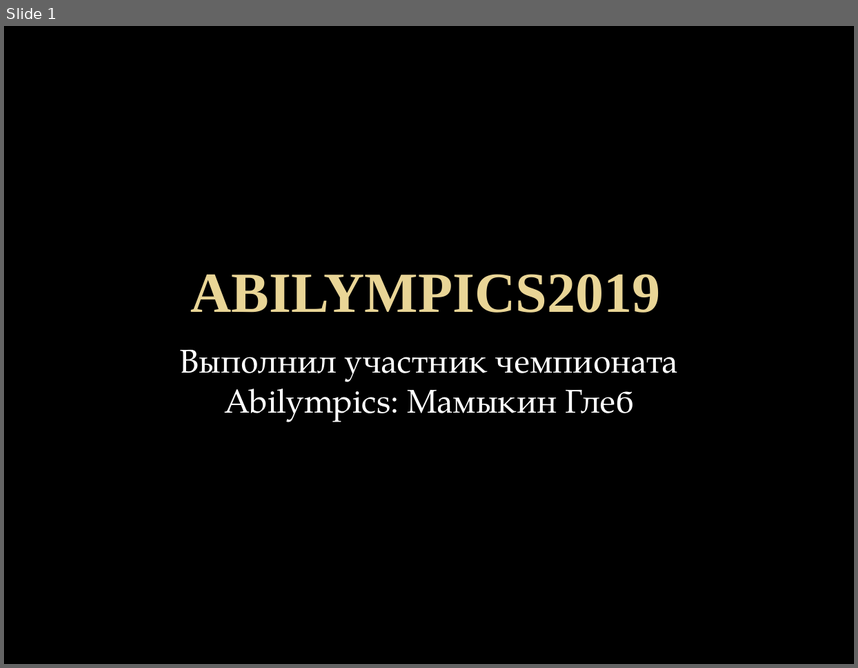
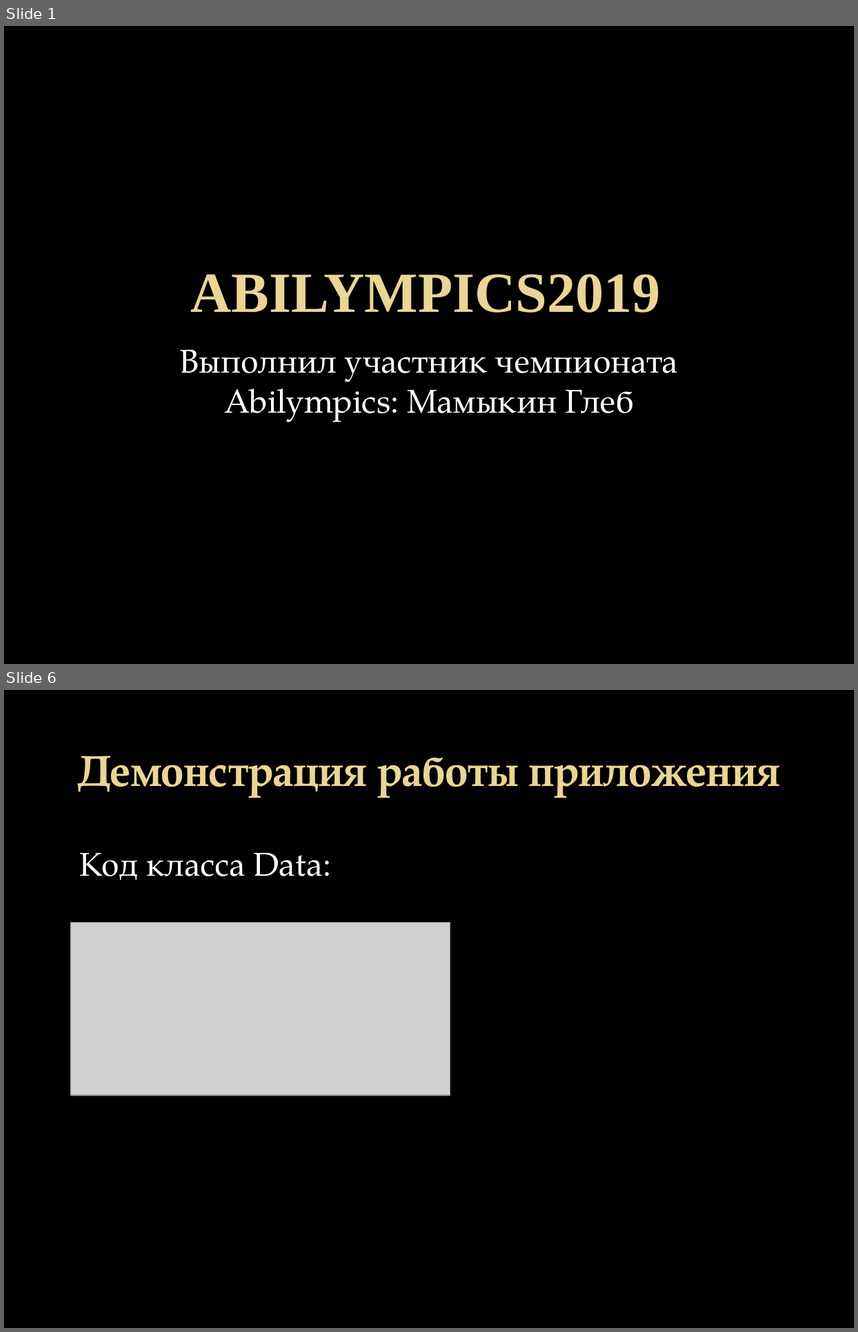
Before and after one commit to Krak12/Abilympics2.0, a slide deck: Abilympics2.0.pptx. Shown one above the other, each under a label of ours: slide 1 before the commit, slides 1 and 6 after it; the slides between them are not shown. The pictures are 858x668 and 858x1332 pixels, drawn with LibreOffice and Linux fonts; fonts in the diff are those of the drawing; grey boxes stand for pictures; background and template pictures are left out. Boxes give left, top, right and bottom in pixels: in the first picture for what was removed or moved away, otherwise in the second. Text is boxed around its words. In the diff, an @@ line names an element or a change of style, - is before the commit and + after.

```diff
--- a/Abilympics2.0.pptx
+++ b/Abilympics2.0.pptx
@@ slide 6 added at (4,690,854,1328), background picture (left out) @@
@@ title added at (77,756,780,798), 36.9 pt, text gradient #EAD696 to #E7D081, bold @@
+Демонстрация работы приложения
@@ text added at (80,853,331,880), 28 pt, text #FFFFFF @@
+Код класса Data:
@@ picture added at (70,922,450,1094) @@
```
Also in this commit, not shown: 15 other slides added, 16 slides removed, 2 other files.
